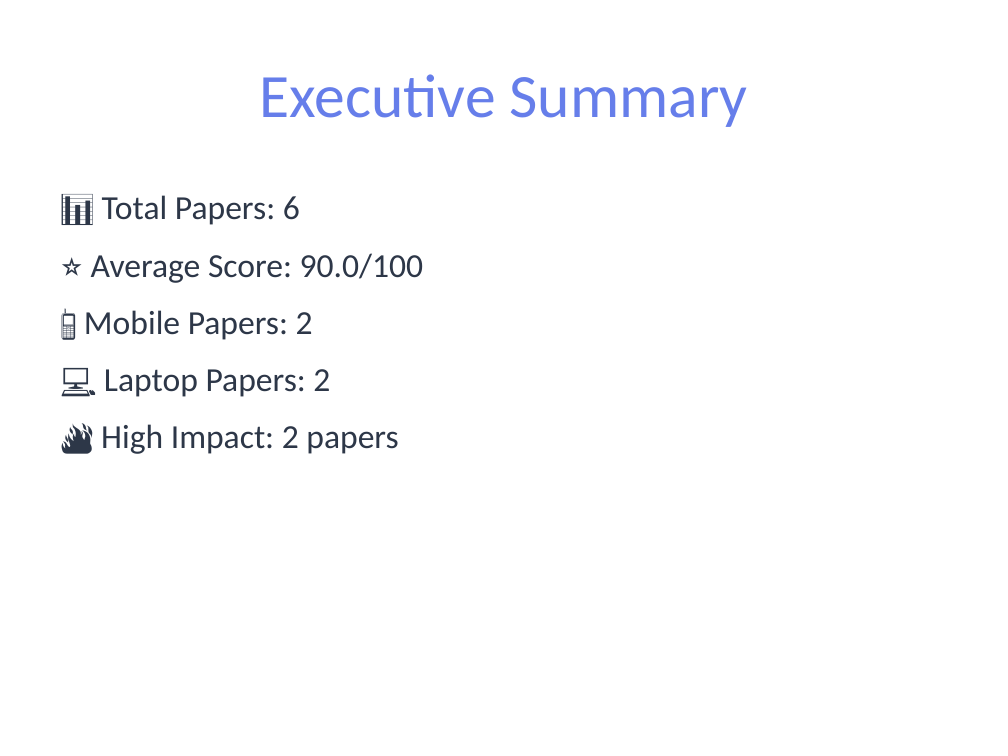
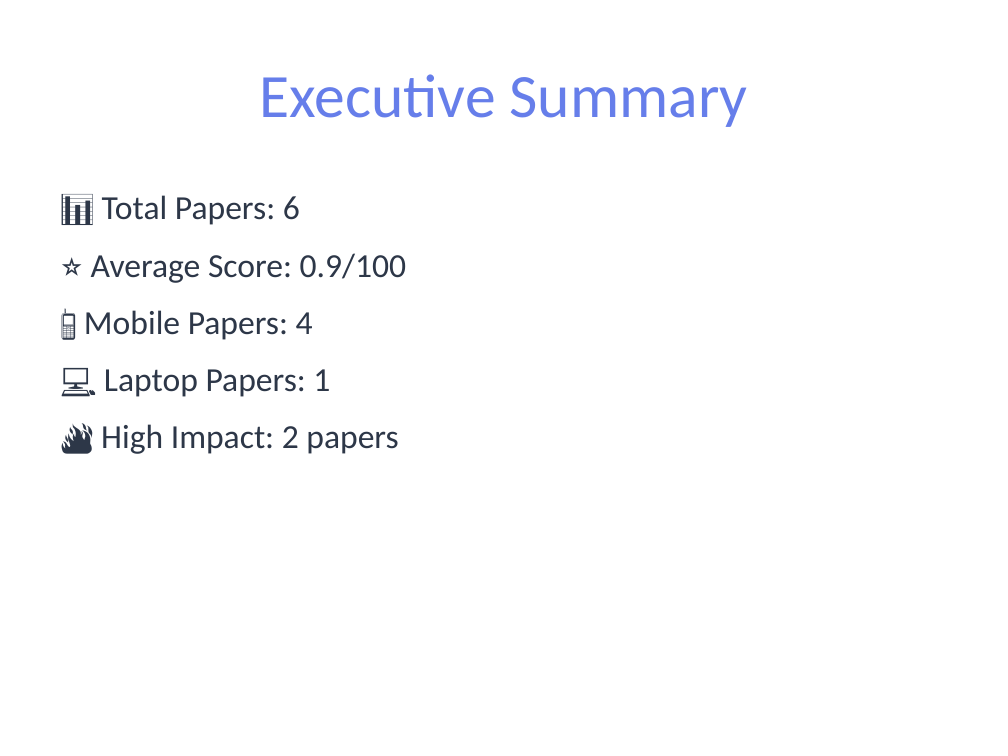
Before and after one commit to pbtsvinaysukhesh/dea-genai-agent, a slide deck: slide 2 of results/reports/report.pptx. Drawn at 1008x756 pixels with LibreOffice and Linux fonts; fonts in the diff are those of the drawing. Boxes give left, top, right and bottom in pixels: in the first picture for what was removed or moved away, otherwise in the second. Text is boxed around its words. In the diff, an @@ line names an element or a change of style, - is before the commit and + after.

```diff
--- a/results/reports/report.pptx
+++ b/results/reports/report.pptx
@@ text at box(84, 253, 407, 397): text changed @@
-⭐ Average Score: 90.0/100
-📱 Mobile Papers: 2
-💻 Laptop Papers: 2
+⭐ Average Score: 0.9/100
+📱 Mobile Papers: 4
+💻 Laptop Papers: 1
```
Also in this commit, not shown: 9 other slides changed, 1 slide added, 1 slide removed, 6 other files.
